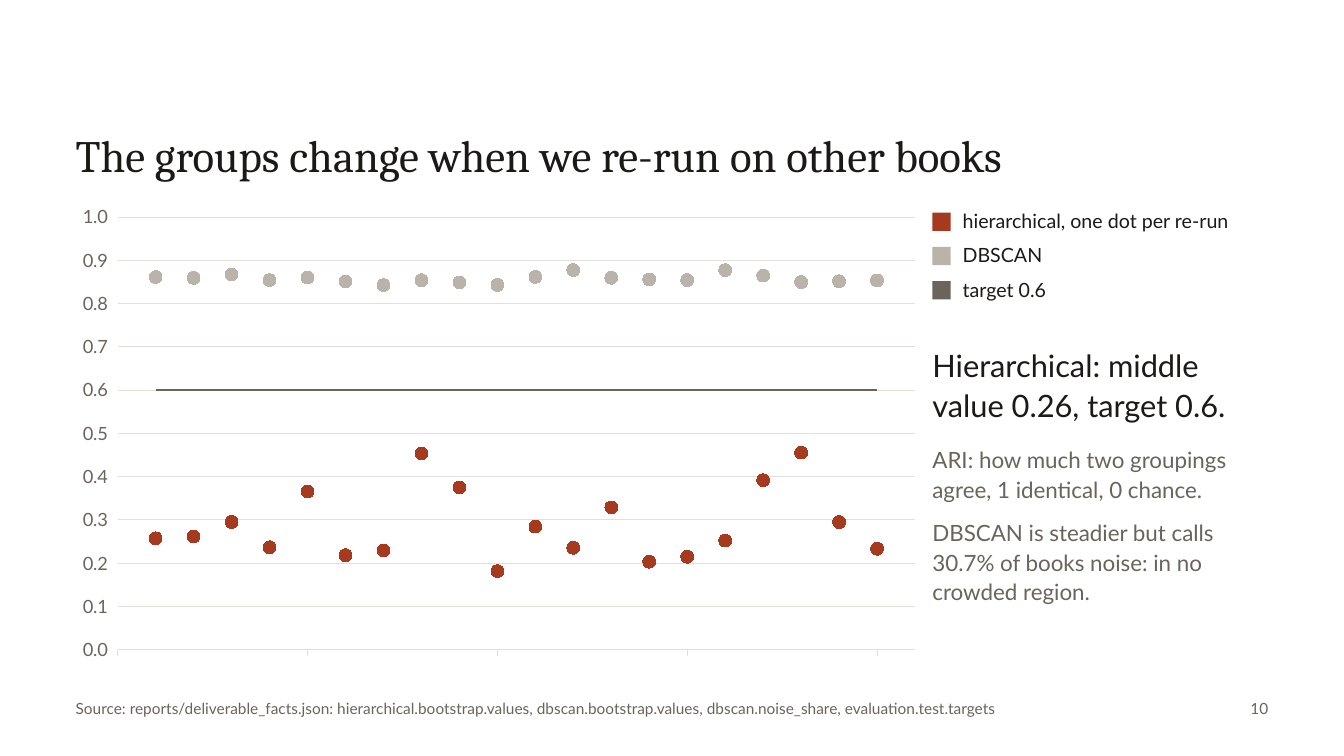
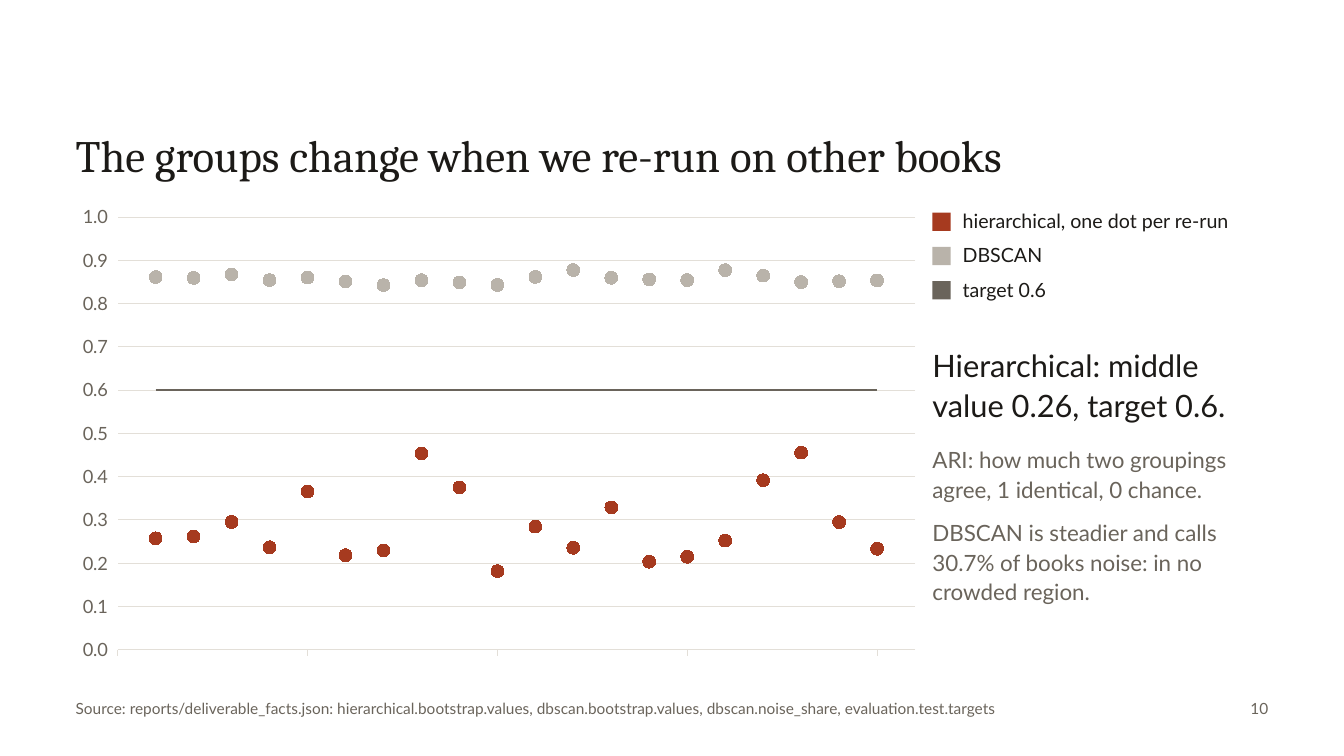
Before and after one commit to rohannes64/Grantha-Heritage-Tracker, a slide deck: slide 10 of Grantha_Heritage_Tracker_SIH26096.pptx. Drawn at 1344x756 pixels with LibreOffice and Linux fonts; fonts in the diff are those of the drawing. Boxes give left, top, right and bottom in pixels: in the first picture for what was removed or moved away, otherwise in the second. Text is boxed around its words. In the diff, an @@ line names an element or a change of style, - is before the commit and + after.

```diff
--- a/Grantha_Heritage_Tracker_SIH26096.pptx
+++ b/Grantha_Heritage_Tracker_SIH26096.pptx
@@ text at (932,524,1217,604): text changed @@
-DBSCAN is steadier but calls 30.7% of books noise: in no crowded region.
+DBSCAN is steadier and calls 30.7% of books noise: in no crowded region.
```
Also in this commit, not shown: 6 other slides changed, 1 other file.
